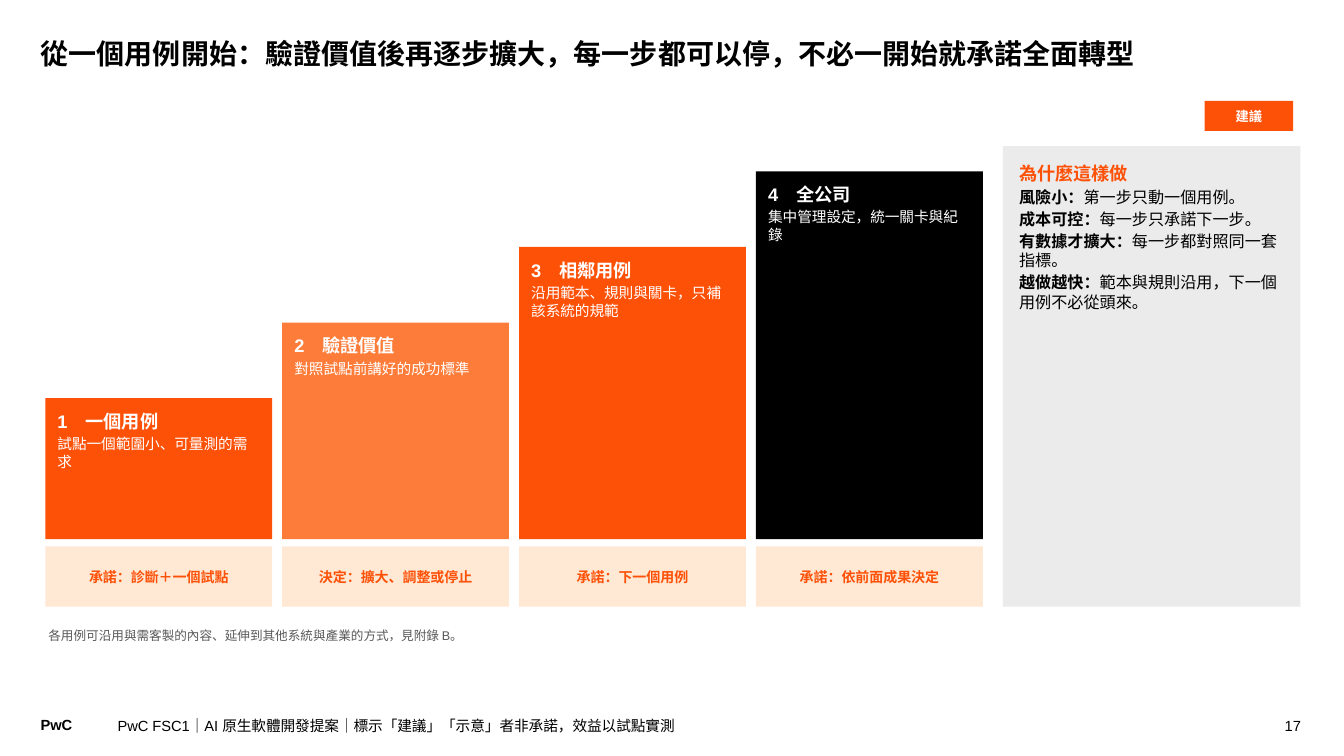
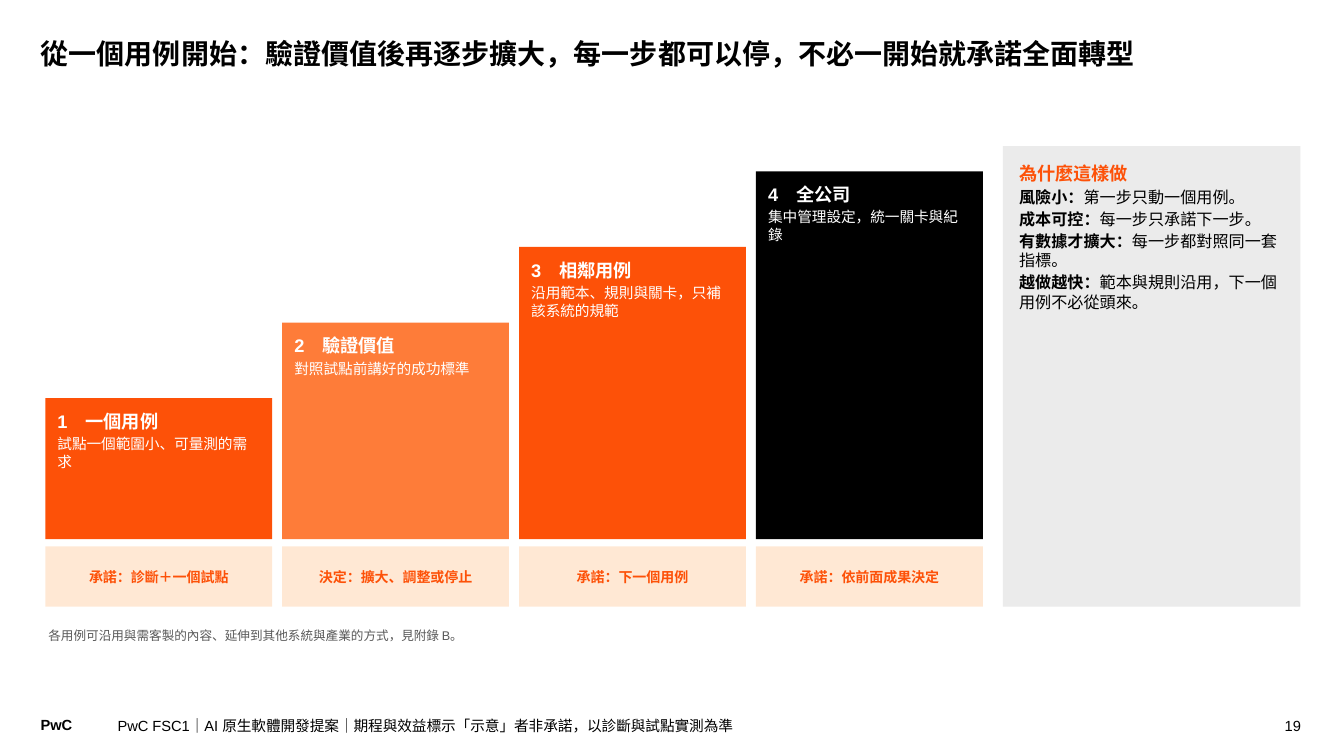
Before and after one commit to Robshao/PwC_FSC1, a slide deck: slide 19 of research/ai-native-sdlc/AI原生軟體開發_合夥人提案簡報.pptx (slide 17 before the commit). Drawn at 1344x756 pixels with LibreOffice and Linux fonts; fonts in the diff are those of the drawing. Boxes give left, top, right and bottom in pixels: in the first picture for what was removed or moved away, otherwise in the second. Text is boxed around its words. In the diff, an @@ line names an element or a change of style, - is before the commit and + after.

```diff
--- a/research/ai-native-sdlc/AI原生軟體開發_合夥人提案簡報.pptx
+++ b/research/ai-native-sdlc/AI原生軟體開發_合夥人提案簡報.pptx
@@ rectangle removed at [1205, 101, 1294, 131] @@
-建議
@@ text at [118, 718, 733, 733]: text changed @@
-PwC FSC1｜AI 原生軟體開發提案｜標示「建議」「示意」者非承諾，效益以試點實測
+PwC FSC1｜AI 原生軟體開發提案｜期程與效益標示「示意」者非承諾，以診斷與試點實測為準
@@ page number at [1285, 720, 1301, 731]: text changed @@
-17
+19
```
Also in this commit, not shown: 24 other slides changed, 3 slides added, 4 other files.
